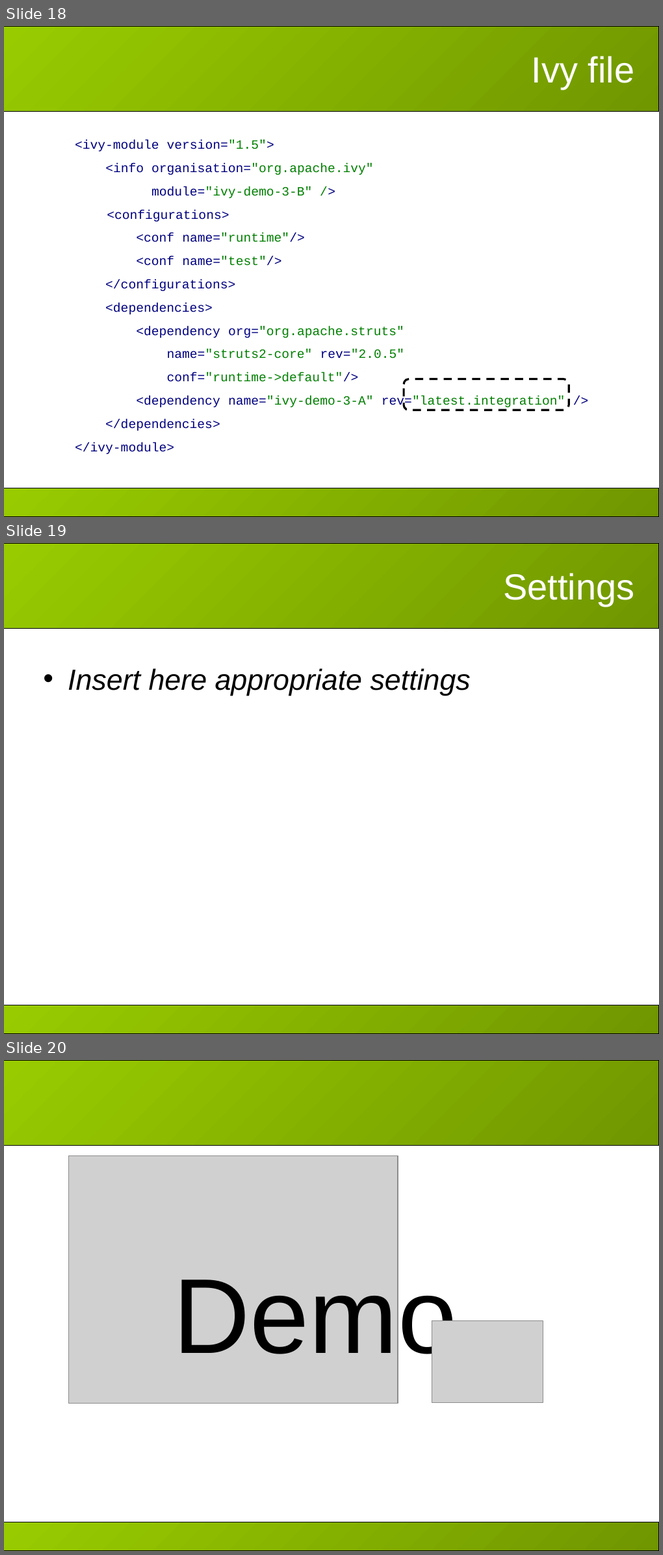
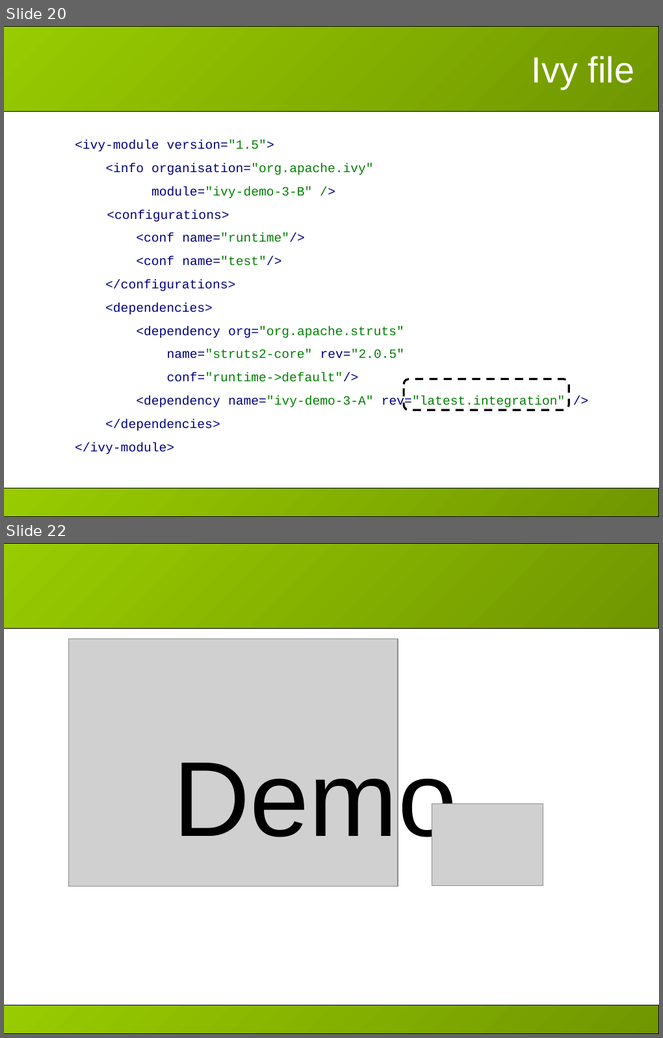
Before and after one commit to apache/ant-ivy, a slide deck: doc/presentations/apache-con-2007/slides.ppt. Shown one above the other, each under a label of ours: slides 18, 19 and 20 before the commit, slides 20 and 22 after it; the slides between them are not shown. The pictures are 663x1555 and 663x1038 pixels, drawn with LibreOffice and Linux fonts; fonts in the diff are those of the drawing; grey boxes stand for pictures; background and template pictures are left out. Boxes give left, top, right and bottom in pixels: in the first picture for what was removed or moved away, otherwise in the second. Text is boxed around its words. In the diff, an @@ line names an element or a change of style, - is before the commit and + after.

```diff
--- a/doc/presentations/apache-con-2007/slides.ppt
+++ b/doc/presentations/apache-con-2007/slides.ppt
@@ slide 19 removed at box(4, 543, 659, 1034), background #FFFFFF; not listed: 2 template elements that a slide beside it also shows @@
@@ title removed at box(503, 573, 634, 606) @@
-Settings
@@ text removed at box(68, 668, 471, 696) @@
-• Insert here appropriate settings
@@ what was slide 18 is now slide 20 @@
@@ what was slide 20 is now slide 22 @@
```
Also in this commit, not shown: 4 slides changed, 3 slides added, 2 other files.
